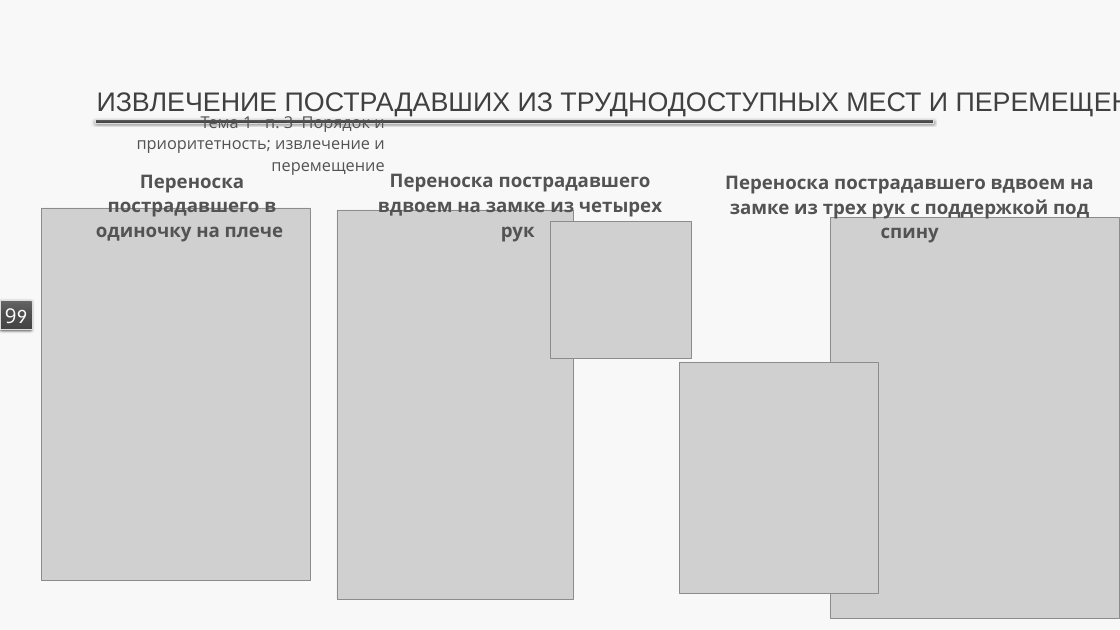
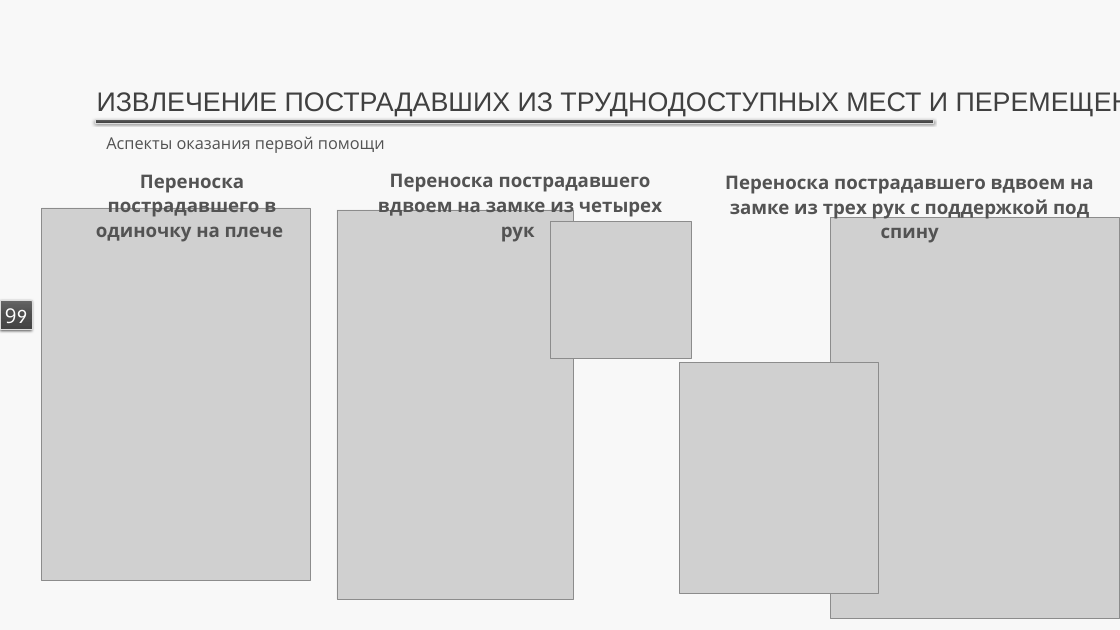
Before and after one commit to lysakalenushka-hash/-, a slide deck: slide 9 of first_aid_tema1_numbered/3_Порядок_и_приоритетность_оказания_первой_помощи.pptx. Drawn at 1120x630 pixels with LibreOffice and Linux fonts; fonts in the diff are those of the drawing; grey boxes stand for pictures. Boxes give left, top, right and bottom in pixels: in the first picture for what was removed or moved away, otherwise in the second. Text is boxed around its words. In the diff, an @@ line names an element or a change of style, - is before the commit and + after.

```diff
--- a/first_aid_tema1_numbered/3_Порядок_и_приоритетность_оказания_первой_помощи.pptx
+++ b/first_aid_tema1_numbered/3_Порядок_и_приоритетность_оказания_первой_помощи.pptx
@@ text at (x1=106, y1=136, x2=385, y2=153): text changed @@
-Тема 1 · п. 3 Порядок и приоритетность; извлечение и перемещение
+Аспекты оказания первой помощи
@@ text "Переноска пострадавшего в одиночку на ..." at (x1=96, y1=174, x2=283, y2=242): text colour none to #535353 @@
@@ text "Переноска пострадавшего вдвоем на замке ..." at (x1=378, y1=173, x2=662, y2=242): text colour none to #535353 @@
```
Also in this commit, not shown: 8 other slides changed, 6 other files.
